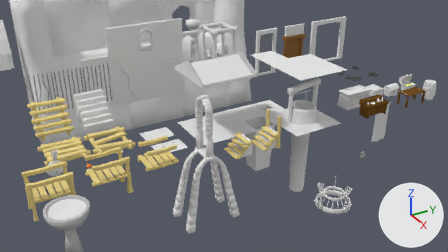
An edit to the Blender file Resources/Blender/Scenery/ModularDungeon/Assets.blend, drawn before and after from the same camera.
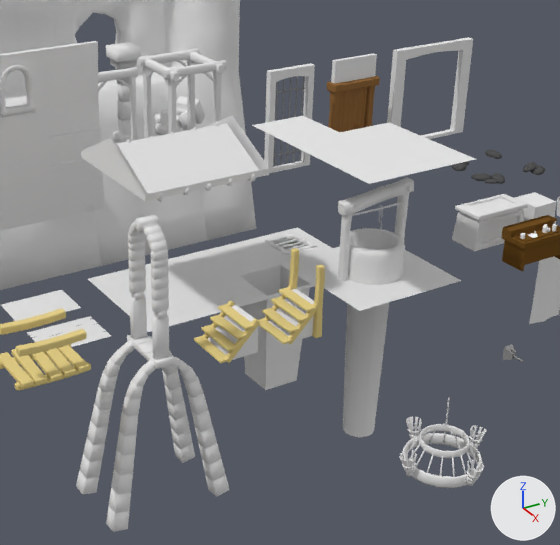
Each version appears first from the file's camera 'Camera', and next in a close-up on the part from 31% to 86% of the width and 0% to 95% of the height. Arrows for +X, +Y and +Z are at lower right; the lights stay in place.

In view in the first close-up: 'Dn_Bridge_2', 'Dn_Bridge_Arch_1', 'Dn_Ceiling_Big_1', 'Dn_Ceiling_Big_2', 'Dn_Cliff_2', 'Dn_Cliff_3', 'Dn_Cliff_4', 'Dn_Door_1', 'Dn_Door_1_Frame', 'Dn_Door_1_Wall', 'Dn_Door_2', 'Dn_Door_3', 'Dn_Floor_Big_1', 'Dn_Jail_1', 'Dn_Pond_1', 'Dn_Trap_1', 'Dn_Wall_1', 'Dn_Wall_2'.
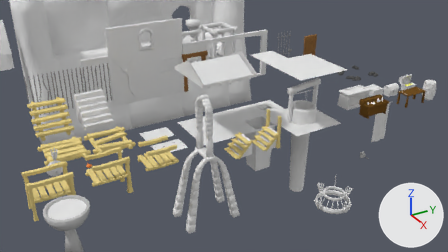
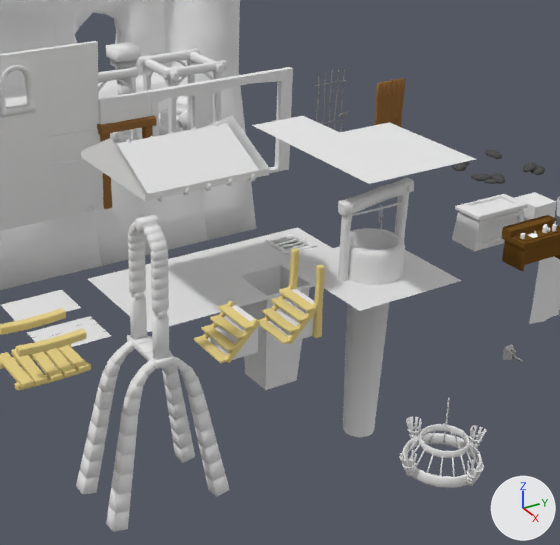
Edits to the scene script, one JSON object a line:
```json
{"op": "set", "path": "ob_dn_door_1.location", "old": "(0.0, 9.0, 0.0)", "new": "(0.0, 10.93, 0.0)"}
{"op": "set", "path": "ob_dn_door_1_frame.location", "old": "(0.0, 9.0, 0.0)", "new": "(0.0, -1.0, 0.0)"}
{"op": "set", "path": "ob_dn_door_1_wall.location", "old": "(0.0, 9.0, 0.0)", "new": "(0.0, -1.0, 0.0)"}
{"op": "set", "path": "ob_dn_door_3.location", "old": "(0.0, 13.0, 0.0)", "new": "(0.0, 4.0, 0.0)"}
{"op": "set", "path": "ob_dn_door_2.location", "old": "(0.0, 6.0, 0.0)", "new": "(0.0, 1.0, 0.0)"}
{"op": "set", "path": "ob_dn_jail_1.location", "old": "(0.0, 6.0, 0.0)", "new": "(0.0, 7.93, 0.0)"}
```

What differs and where, as boxes [x1, y1, x2, y2] in the close-ups (560 x 545 px):
```json
{"object": "Dn_Door_3", "change": "moved", "before": [387, 37, 473, 139], "after": [198, 67, 293, 173]}
{"object": "Dn_Door_2", "change": "moved", "before": [264, 63, 315, 173], "after": [149, 82, 201, 137]}
{"object": "Dn_Door_1_Wall", "change": "moved", "before": [331, 53, 377, 83], "after": [98, 90, 152, 124]}
{"object": "Dn_Door_1", "change": "moved", "before": [338, 87, 367, 132], "after": [374, 78, 406, 127]}
{"object": "Dn_Door_1_Frame", "change": "moved", "before": [326, 75, 380, 131], "after": [97, 116, 156, 209]}
{"object": "Dn_Jail_1", "change": "moved", "before": [274, 77, 305, 166], "after": [315, 70, 348, 132]}
```
